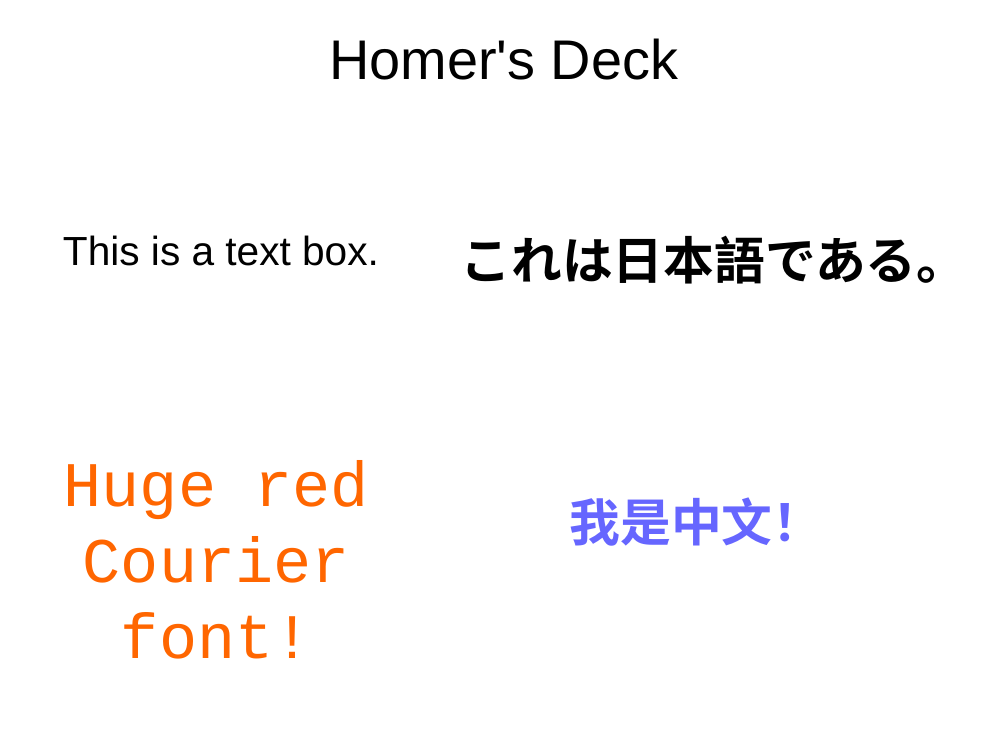
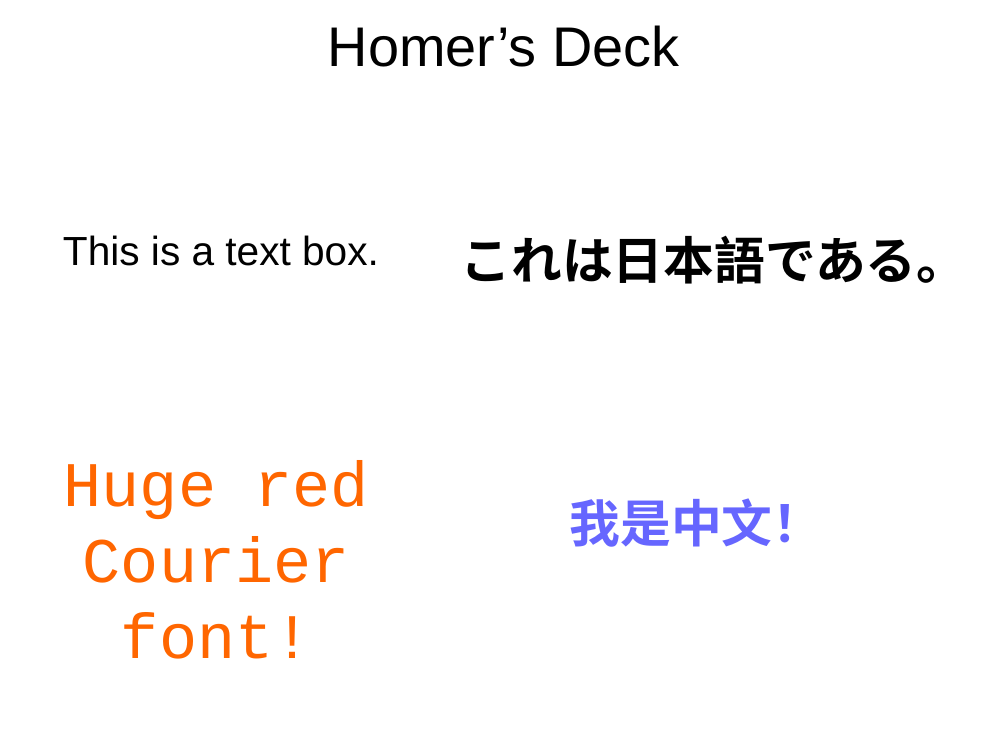
Before and after one commit to HomerReid/TranslatePPTX, a slide deck: slide 1 of example/MyDeck.pptx. Drawn at 1008x756 pixels with LibreOffice and Linux fonts; fonts in the diff are those of the drawing. Boxes give left, top, right and bottom in pixels: in the first picture for what was removed or moved away, otherwise in the second. Text is boxed around its words. In the diff, an @@ line names an element or a change of style, - is before the commit and + after.

```diff
--- a/example/MyDeck.pptx
+++ b/example/MyDeck.pptx
@@ title at (328,25,679,67): text changed @@
-Homer's Deck
+Homer’s Deck
```
Also in this commit, not shown: 1 other slide changed.
